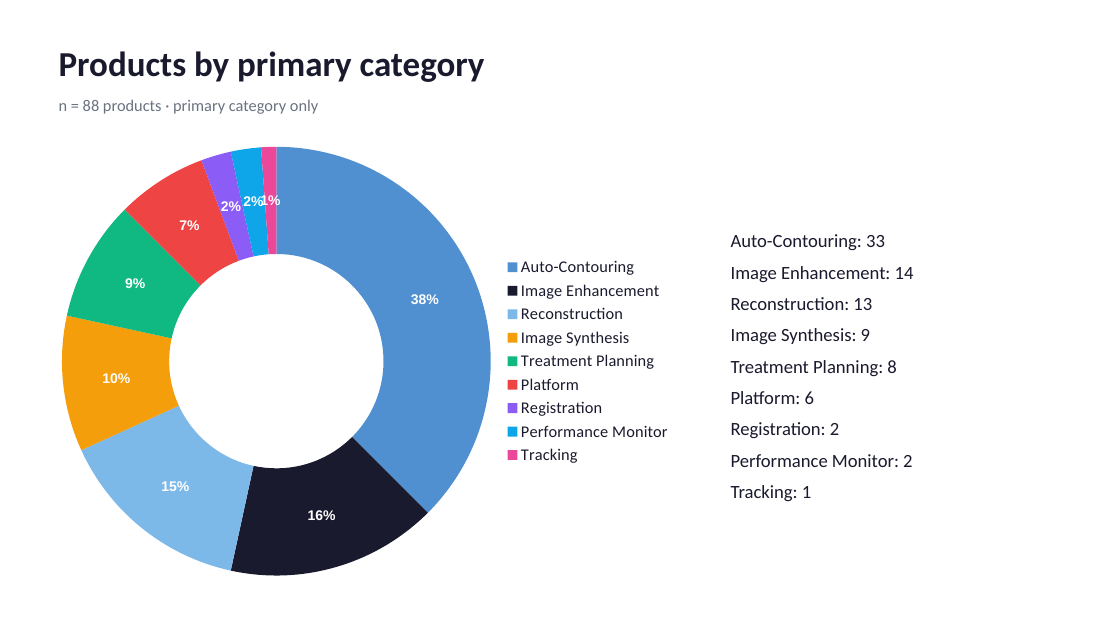
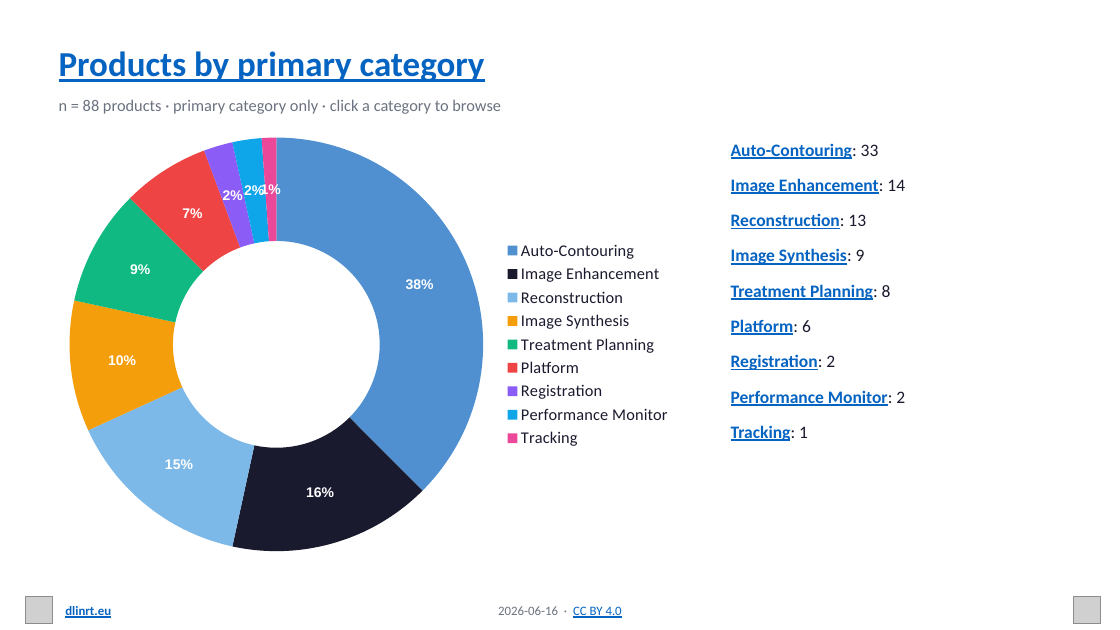
Before and after one commit to DLinRT-eu/dlinrteu-website, a slide deck: slide 3 of public/newsletters/2026-06/dlinrt-2026-06-update.pptx. Drawn at 1120x630 pixels with LibreOffice and Linux fonts; fonts in the diff are those of the drawing; grey boxes stand for pictures. Boxes give left, top, right and bottom in pixels: in the first picture for what was removed or moved away, otherwise in the second. Text is boxed around its words. In the diff, an @@ line names an element or a change of style, - is before the commit and + after.

```diff
--- a/public/newsletters/2026-06/dlinrt-2026-06-update.pptx
+++ b/public/newsletters/2026-06/dlinrt-2026-06-update.pptx
@@ text "Products by primary category" at box(59, 51, 485, 82): text colour #1A1A2E to #0563C1, underline on @@
@@ text at box(59, 99, 501, 114): text changed @@
-n = 88 products · primary category only
+n = 88 products · primary category only · click a category to browse
@@ doughnut chart: place and size @@
-doughnut chart at box(50, 126, 681, 597)
+doughnut chart at box(50, 126, 681, 563)
@@ text "Auto-Contouring: 33" at box(731, 143, 879, 159): size 16 to 15 pt; text colour #1A1A2E to #0563C1, bold on, underline on in "Auto-Contouring:"; line spacing 1.4 to 1 @@
@@ text added at box(731, 178, 905, 194), 15 pt, text #0563C1, bold, underline @@
+Image Enhancement: 14
@@ text added at box(731, 213, 866, 229), 15 pt, text #0563C1, bold, underline @@
+Reconstruction: 13
@@ text at box(731, 266, 914, 501): paragraphs removed @@
-Image Enhancement: 14
-Reconstruction: 13
-Image Synthesis: 9
-Treatment Planning: 8
-Platform: 6
-Registration: 2
-Performance Monitor: 2
-Tracking: 1
@@ text added at box(731, 248, 865, 265), 15 pt, text #0563C1, bold, underline @@
+Image Synthesis: 9
@@ text added at box(731, 284, 891, 300), 15 pt, text #0563C1, bold, underline @@
+Treatment Planning: 8
@@ text added at box(731, 319, 811, 335), 15 pt, text #0563C1, bold, underline @@
+Platform: 6
@@ text added at box(731, 354, 835, 370), 15 pt, text #0563C1, bold, underline @@
+Registration: 2
@@ text added at box(731, 390, 905, 406), 15 pt, text #0563C1, bold, underline @@
+Performance Monitor: 2
@@ text added at box(731, 425, 808, 441), 15 pt, text #0563C1, bold, underline @@
+Tracking: 1
@@ picture added at box(25, 597, 52, 623) @@
@@ picture added at box(1074, 597, 1101, 623) @@
@@ text added at box(65, 606, 111, 618), 11 pt, text #0563C1, bold, underline @@
+dlinrt.eu
@@ text added at box(498, 606, 622, 618), 11 pt, text #6B7280 @@
+2026-06-16 · CC BY 4.0
```
Also in this commit, not shown: 5 other slides changed, 7 other files.
